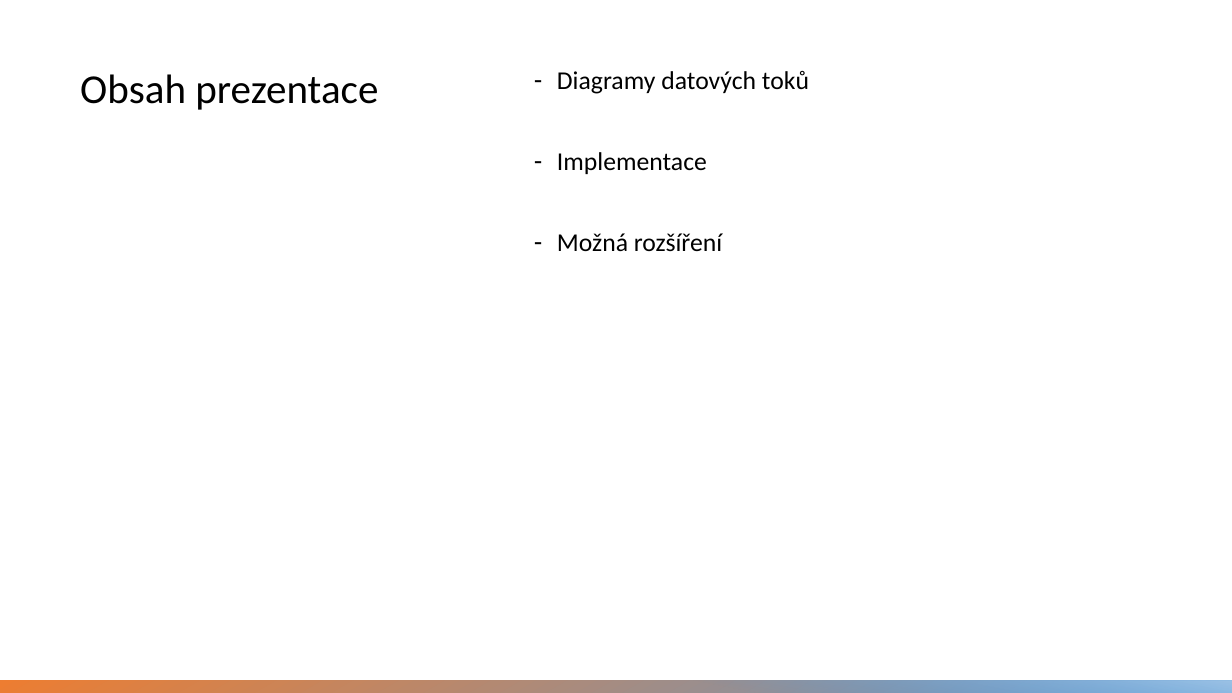
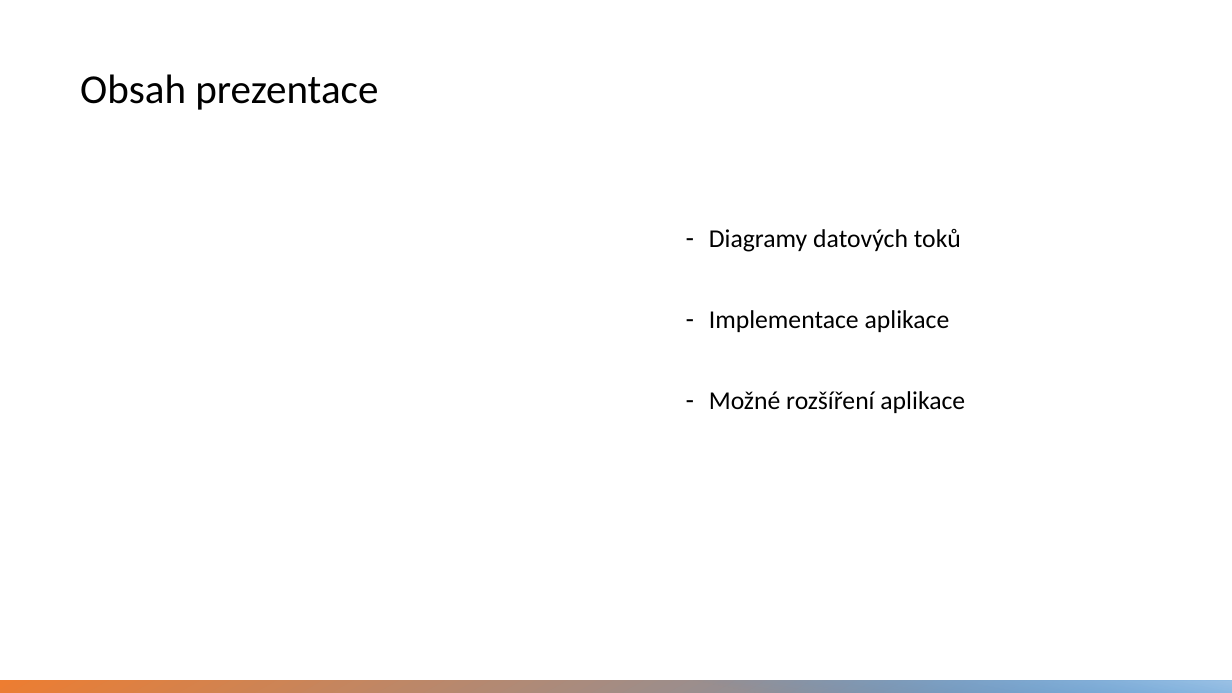
Before and after one commit to hradma10/6.semestr, a slide deck: slide 2 of SBP/Prezentace SBP Hradílek.pptx. Drawn at 1232x693 pixels with LibreOffice and Linux fonts; fonts in the diff are those of the drawing. Boxes give left, top, right and bottom in pixels: in the first picture for what was removed or moved away, otherwise in the second. Text is boxed around its words. In the diff, an @@ line names an element or a change of style, - is before the commit and + after.

```diff
--- a/SBP/Prezentace SBP Hradílek.pptx
+++ b/SBP/Prezentace SBP Hradílek.pptx
@@ text "Diagramy datových toků": place and size @@
-text "Diagramy datových toků" at bbox=[557, 71, 809, 252]
+text "Diagramy datových toků" at bbox=[709, 229, 965, 413]
@@ text at bbox=[709, 310, 965, 413]: text changed @@
-– Implementace
-– Možná rozšíření
+– Implementace aplikace
+– Možné rozšíření aplikace
```
Also in this commit, not shown: 11 other slides changed, 2 slides added, 6 other files.
